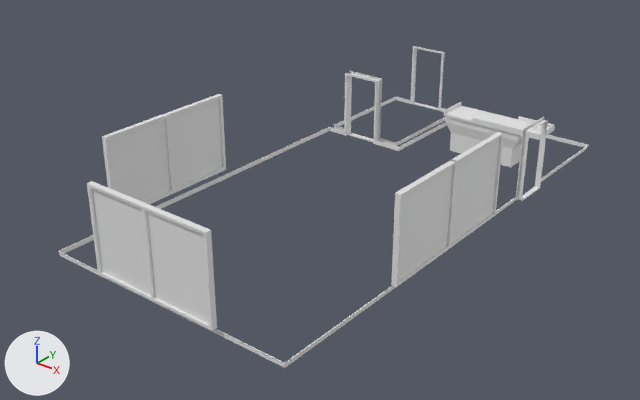
Renders of the Blender file Blender/Models/Map/Buildings/Shop.blend from each side of a commit.
Both versions are drawn from a camera (50 mm lens) standing at (14.46, -19.85, 11.71) and looking at (-0.5, -1.15, 0.12). Arrows for +X, +Y and +Z are at lower left; the lights stay in place.

Names of what the first picture shows: 'Kass', 'Listas', 'Windows'.
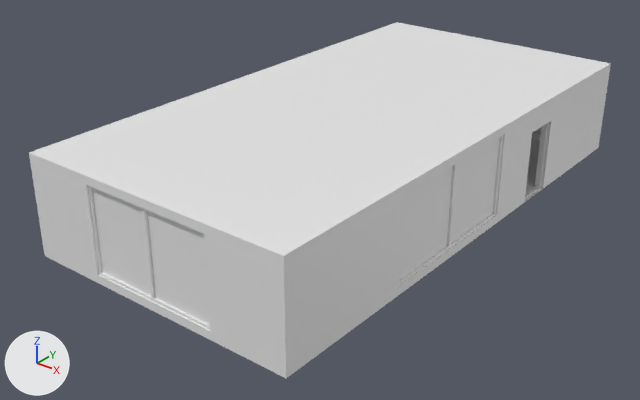
Pixel boxes [x1, y1, x2, y2] of what changed, in the pictures (640 x 400 px):
'Shop mesh', shown: after [29, 22, 611, 378]
'Listas', unchanged, covered by the edit: before [58, 46, 588, 368]; after [525, 123, 548, 199]
'Kass', unchanged, covered by the edit: before [444, 102, 555, 167]; after [532, 127, 541, 140]

Diff of the bpy script that builds the scene:
```diff
--- a/Blender/Models/Map/Buildings/Shop.blend.py
+++ b/Blender/Models/Map/Buildings/Shop.blend.py
@@ ob_shop_mesh @@
 ob_shop_mesh.location = (0.0, 0.0, 0.0)
-ob_shop_mesh.hide_set(True)
```
